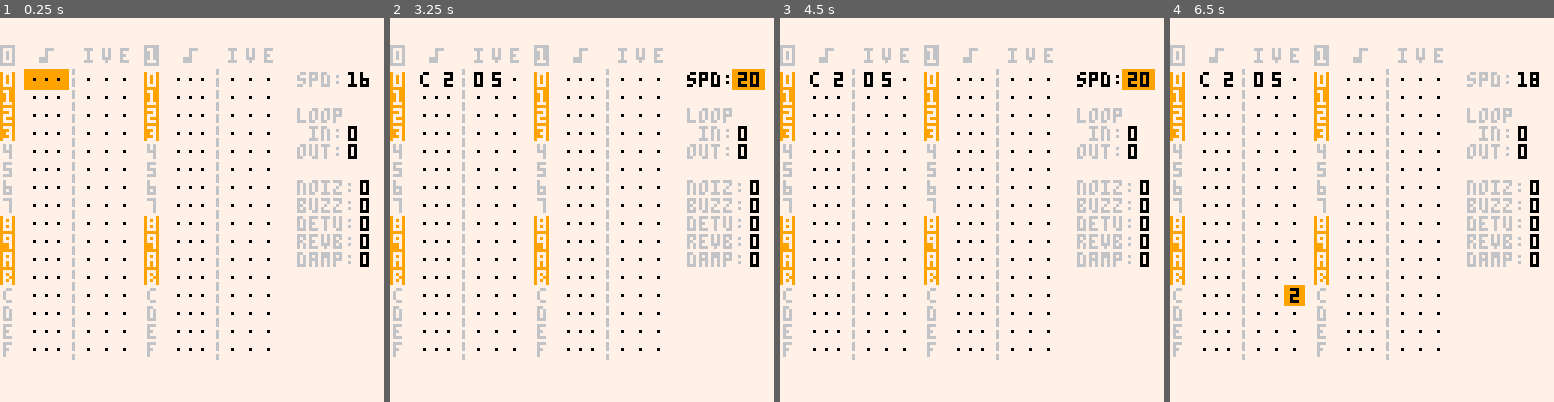
Above: before the commit, frames 1-4 (left to right).
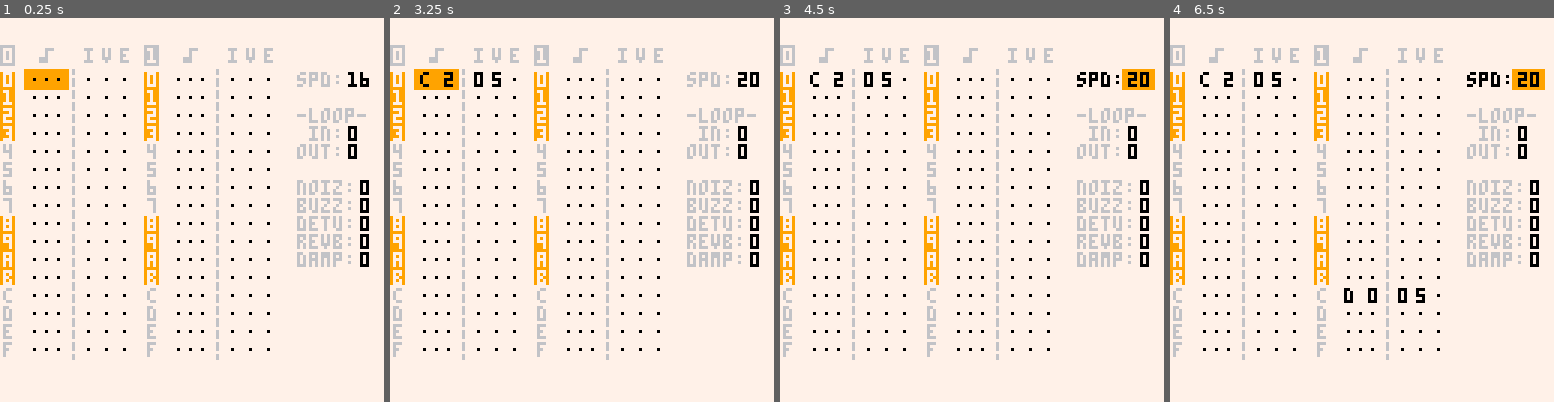
Above: after the commit, the same moments.

Repository: romainchapou/pico-sound-dj
Game: PICO-8 cartridge psdj.p8
Same seed, same stepped clock (60 frames per second), same inputs: the game is played once before the commit and once after it.
Inputs:
- Up to frame 1 (0.25 s): no input
- Up to frame 2 (3.25 s): tap X (X key) at 0.33, 1.07, 1.85, 2.97 s; tap O (Z key) at 0.7, 1.7, 2.1, 2.5, 2.9 s; hold Right 1.6-2.1 s; hold Up 2.15-2.42 s; hold Right 2.47-3.03 s; hold Left from 3.08 s (still down)
- Up to frame 3 (4.5 s): tap O (Z key) at 3.3, 3.7, 4.1 s; release Left at 3.58 s; hold Down 3.63-3.97 s; hold Right from 4.02 s (still down); tap X (X key) at 4.08 s
- Up to frame 4 (6.5 s): tap O (Z key) every 0.4 s from 4.5 to 6.1 s; release Right at 4.68 s; hold Up 4.73-5.03 s; hold Left 5.08-5.68 s; tap X (X key) at 5.2, 6.32 s; hold Down 5.73-6.03 s; hold Right from 6.08 s (still down)

The runs differ from the first frame. In frame 1, 0.2% of the frame differs, in the area x 77-96%, y 23-28%; in frame 2, 1.3%; in frame 3, 0.2%; in frame 4, 1.3%, in the area x 29-98%, y 13-75%.

Commit message:
Improve panels switch UX

Diff:
--- a/main.lua
+++ b/main.lua
@@ -80,6 +80,17 @@
     if btnp(0) then note_sub_selection -= 1 end
     if btnp(1) then note_sub_selection += 1 end
 
+    -- move from one note column to the other
+    if note_sub_selection < 0 and note_selection >= 16 then
+      note_sub_selection = 3
+      note_selection -= 16
+    elseif note_sub_selection > 3 and note_selection < 16 then
+      note_sub_selection = 0
+      note_selection += 16
+    elseif note_sub_selection > 3 and note_selection >= 16 then
+      panel_selection = 1
+    end
+
     note_sub_selection = mid(0, note_sub_selection, 3)
 
     if btnp(2) then note_selection -= 1 end
@@ -93,6 +104,8 @@
   sfx_settings[settings_selection+1]:update()
 
   if not btn(4) and not btn(5) then
+    if btnp(0) then panel_selection = 0 end
+
     if btnp(2) then settings_selection -= 1 end
     if btnp(3) then settings_selection += 1 end
 
@@ -176,7 +189,7 @@
   -- draw the settings
   sfx_speed:draw(99,    18, panel_selection == 1 and settings_selection == 0)
 
-  print("loop", 99, 30, 6)
+  print("-loop-", 99, 30, 6)
 
   sfx_loop_in:draw(103, 36, panel_selection == 1 and settings_selection == 1)
   sfx_loop_out:draw(99, 42, panel_selection == 1 and settings_selection == 2)
